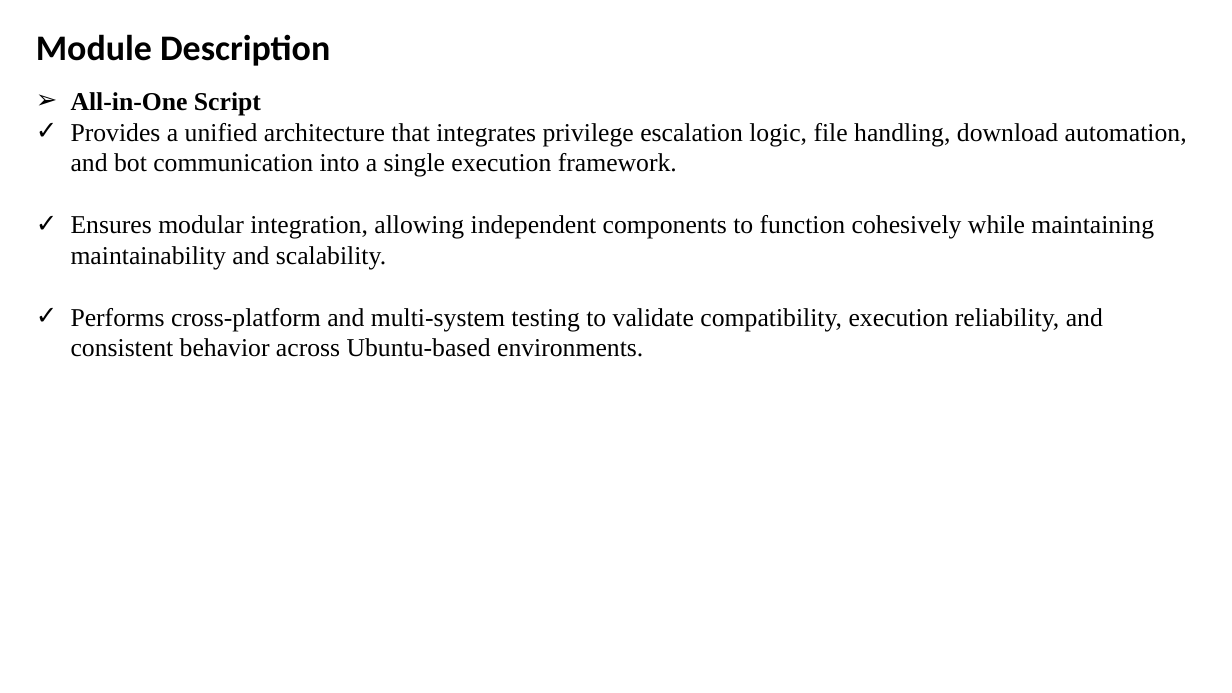
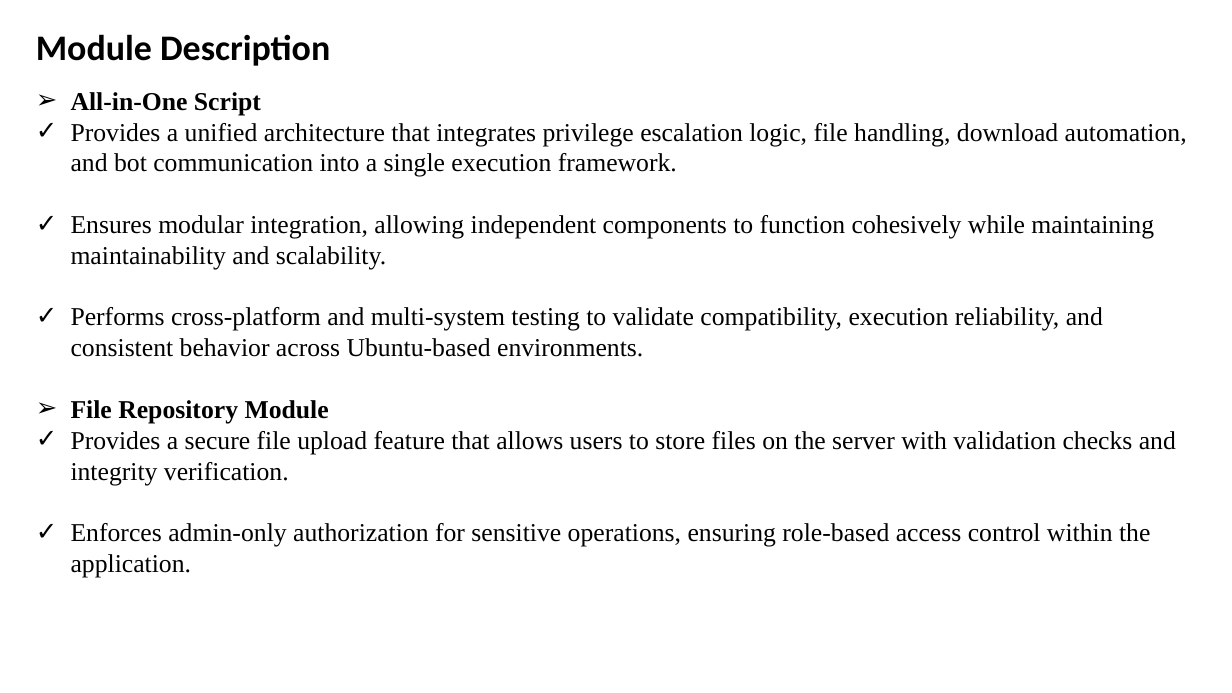
Before and after one commit to nachiket2323/pre-esc, a slide deck: slide 10 of docs/Clg 1st review.pptx (slide 11 before the commit). Drawn at 1232x693 pixels with LibreOffice and Linux fonts; fonts in the diff are those of the drawing. Boxes give left, top, right and bottom in pixels: in the first picture for what was removed or moved away, otherwise in the second. Text is boxed around its words. In the diff, an @@ line names an element or a change of style, - is before the commit and + after.

```diff
--- a/docs/Clg 1st review.pptx
+++ b/docs/Clg 1st review.pptx
@@ text at (71,400,1176,578): paragraphs added @@
+➢ File Repository Module
+✓ Provides a secure file upload feature that allows users to store files on the server with validation checks and integrity verification.
+✓ Enforces admin-only authorization for sensitive operations, ensuring role-based access control within the application.
```
Also in this commit, not shown: 7 other slides changed.
